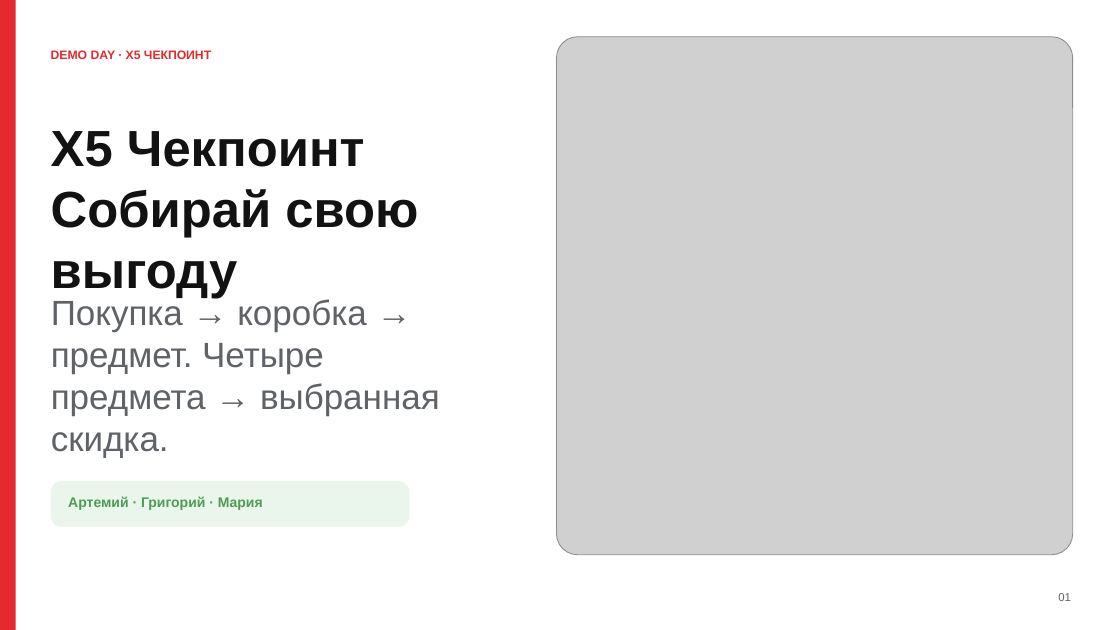
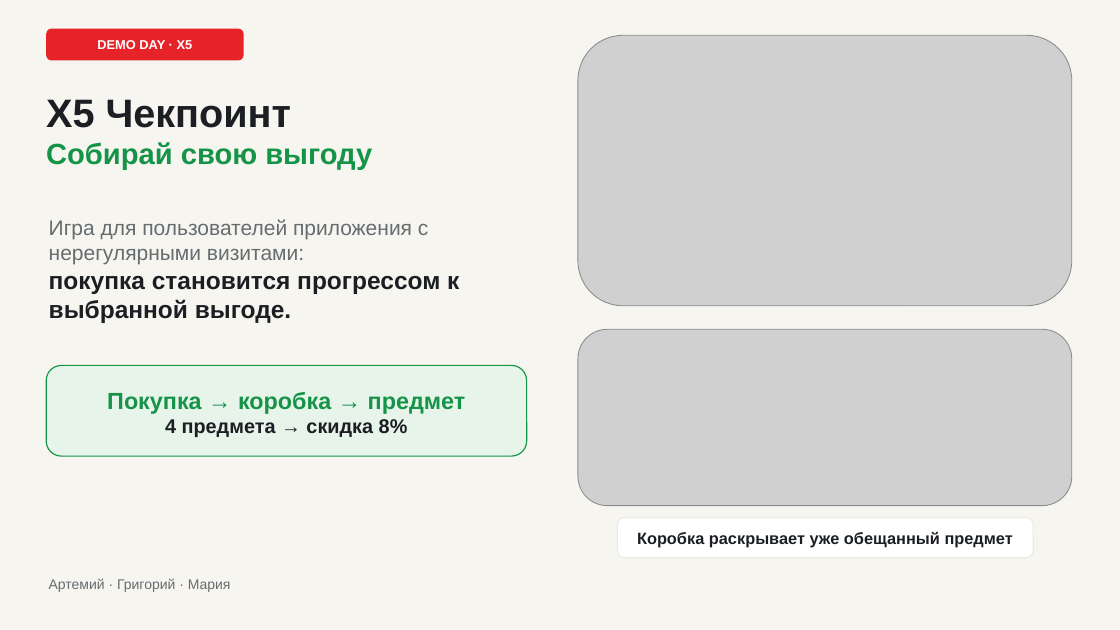
Before and after one commit to m4themagics/x5-loyalty-system, a slide deck: slide 1 of docs/presentation/X5_Checkpoint_Своя_Пятёрочка_финальная.pptx. Drawn at 1120x630 pixels with LibreOffice and Linux fonts; fonts in the diff are those of the drawing; grey boxes stand for pictures. Boxes give left, top, right and bottom in pixels: in the first picture for what was removed or moved away, otherwise in the second. Text is boxed around its words. In the diff, an @@ line names an element or a change of style, - is before the commit and + after.

Commit message:
push

```diff
--- a/docs/presentation/X5_Checkpoint_Своя_Пятёрочка_финальная.pptx
+++ b/docs/presentation/X5_Checkpoint_Своя_Пятёрочка_финальная.pptx
@@ background #FFFFFF to #F7F5F0 @@
@@ rectangle removed at box(0, 0, 16, 630) @@
@@ rounded rectangle "DEMO DAY · X5": place and size @@
-rounded rectangle "DEMO DAY · X5" at box(51, 50, 211, 59)
+rounded rectangle "DEMO DAY · X5" at box(46, 29, 244, 60)
@@ rounded rectangle "DEMO DAY · X5" at box(46, 29, 244, 60): vertical alignment top to middle; fill none to #E52329 @@
@@ text in rounded rectangle at box(97, 40, 193, 49): text changed; size 10.5 to 11 pt; text colour #E42A2D to #FFFFFF @@
-DEMO DAY · X5 ЧЕКПОИНТ
+DEMO DAY · X5
@@ picture removed at box(556, 37, 1073, 555) @@
@@ picture added at box(578, 35, 1072, 306) @@
@@ text "X5 Чекпоинт": place and size @@
-text "X5 Чекпоинт" at box(51, 131, 418, 298)
+text "X5 Чекпоинт" at box(46, 99, 372, 170)
@@ text "X5 Чекпоинт" at box(46, 99, 372, 170): size 43.5 to 34 pt, text colour #121212 to #1B1F23 in "X5 Чекпоинт"; size 43.5 to 25 pt, text colour #121212 to #159447 in "Собирай свою выгоду" @@
@@ text at box(49, 219, 459, 323): text changed; size 30 to 18 pt; text colour #5F6368 to #666D70 @@
-Покупка → коробка → предмет. Четыре предмета → выбранная скидка.
+Игра для пользователей приложения с нерегулярными визитами:
+покупка становится прогрессом к выбранной выгоде.
@@ picture added at box(578, 329, 1072, 506) @@
@@ rounded rectangle added at box(46, 365, 527, 456), fill #E7F4EA, outline #159447 1 pt, 20 pt, text #159447, bold @@
+Покупка → коробка → предмет
+4 предмета → скидка 8%
@@ rounded rectangle removed at box(50, 481, 409, 527) @@
@@ rounded rectangle added at box(618, 518, 1033, 558), fill #FFFFFF, outline #ECEAE5 1 pt, 14 pt, text #1B1F23, bold @@
+Коробка раскрывает уже обещанный предмет
@@ text "Артемий · Григорий · Мария": place and size @@
-text "Артемий · Григорий · Мария" at box(68, 496, 263, 510)
+text "Артемий · Григорий · Мария" at box(49, 578, 231, 592)
@@ text "Артемий · Григорий · Мария" at box(49, 578, 231, 592): text colour #4D9D54 to #666D70, bold off @@
@@ text removed at box(1058, 593, 1071, 601) @@
-01
```
Also in this commit, not shown: 4 other slides changed, 2 slides added, 2 slides removed.
